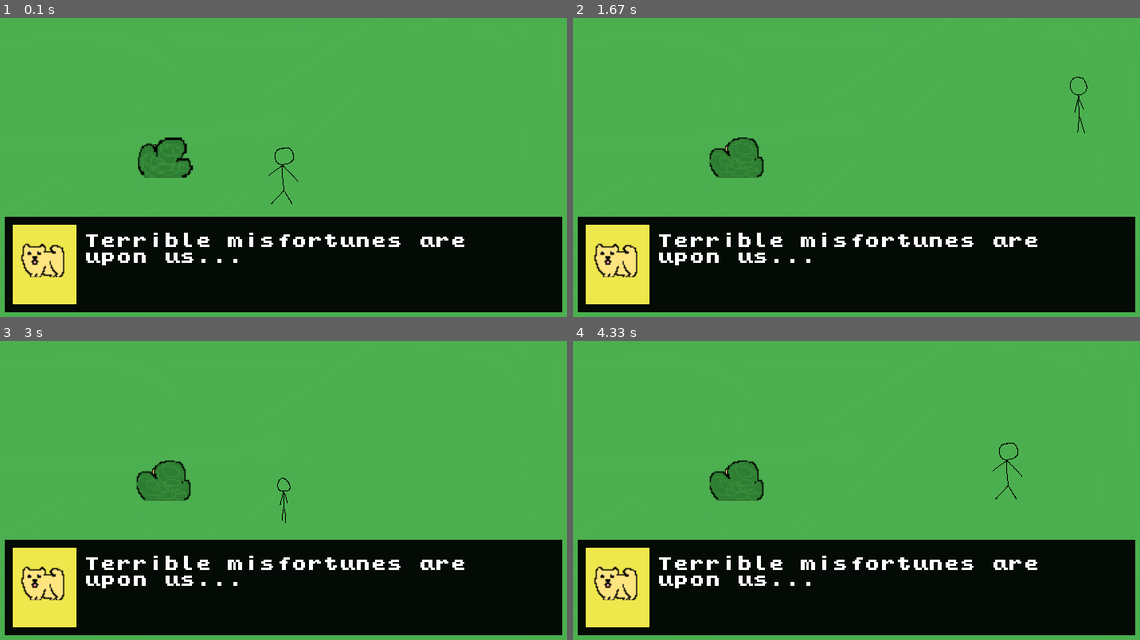
Above: before the commit, frames 1-4 (two rows, left to right).
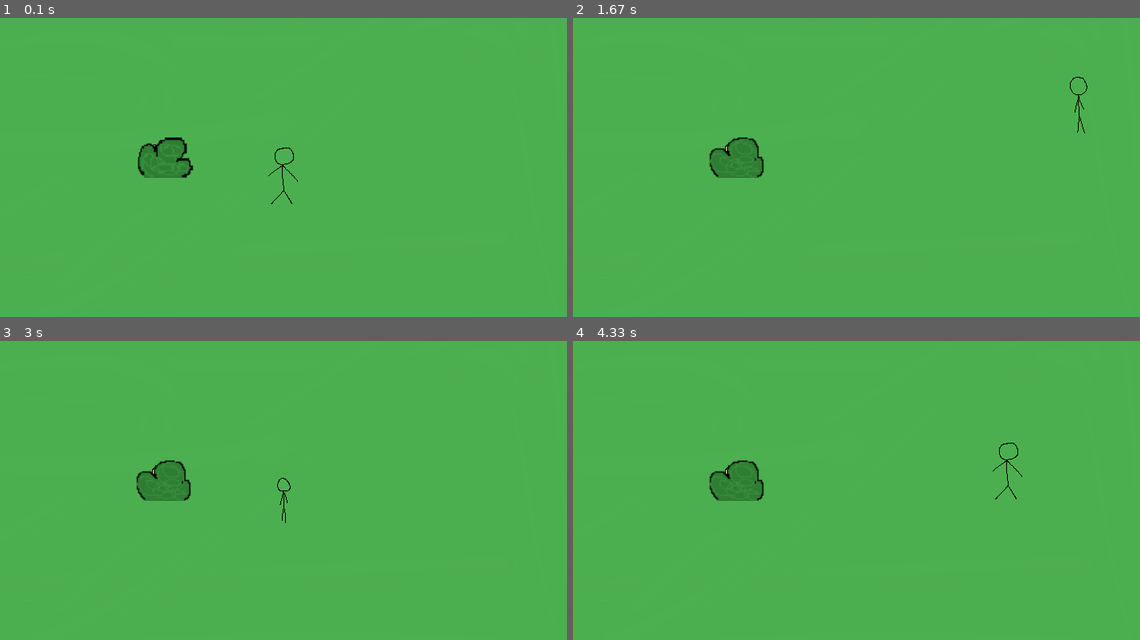
Above: after the commit, the same moments.

Repository: jucuuu/poke-pygame
Game: pygame game, started from tiny_adventure.py
Same seed, same stepped clock (60 frames per second), same inputs: the game is played once before the commit and once after it.
Inputs:
- Up to frame 1 (0.1 s): no input
- Up to frame 2 (1.67 s): hold D 0.33-0.8 s; hold W 0.83-1.13 s; hold D 1.17-1.63 s
- Up to frame 3 (3 s): hold A 1.67-2.2 s; hold S 2.23-2.53 s; hold A 2.57-2.97 s
- Up to frame 4 (4.33 s): hold W 3-3.37 s; hold D 3.4-4.03 s; hold S from 4.07 s (still down)

The runs differ from the first frame. In frame 1, 31% of the frame differs, in the area x 0-100%, y 66-99%; in frame 2, 31%; in frame 3, 31%; in frame 4, 31%.

Commit message:
Speech when player close to dog

Diff:
--- a/classes.py
+++ b/classes.py
@@ -100,5 +100,21 @@
     def get_icon(self):
         return self.icon
 
+    def x_pos(self):
+        return self.rect.x
+
+    def y_pos(self):
+        return self.rect.y
+
+    def set_x_y(self, x, y):
+        self.rect.x = x
+        self.rect.y = y
+
+    def flipped(self):
+        for anim in self.animation_frames:
+            anim = pygame.transform.flip(anim, True, False)
+        self.image = self.animation_frames[int(self.animation_index)]
+
     def update(self):
         self.animation_state()
+        self.flipped()
--- a/tiny_adventure.py
+++ b/tiny_adventure.py
@@ -1,4 +1,5 @@
 import pygame
+import math
 from sys import exit
 from classes import *
 from mechanics import *
@@ -57,7 +58,9 @@
         bush.draw(screen)
         bush.update()
 
-        speech('Terrible misfortunes are upon us...', dog.sprite, dialogue_font, screen)
+        dist = math.sqrt((player.sprite.x_pos() - dog.sprite.x_pos())**2 + (player.sprite.y_pos() - dog.sprite.y_pos())**2)
+        if dist < 100:
+            speech('Terrible misfortunes are upon us...', dog.sprite, dialogue_font, screen)
 
         if player.sprite.x_pos() >= 850:
             bg_index = 1
Not shown, changed: .gitignore
